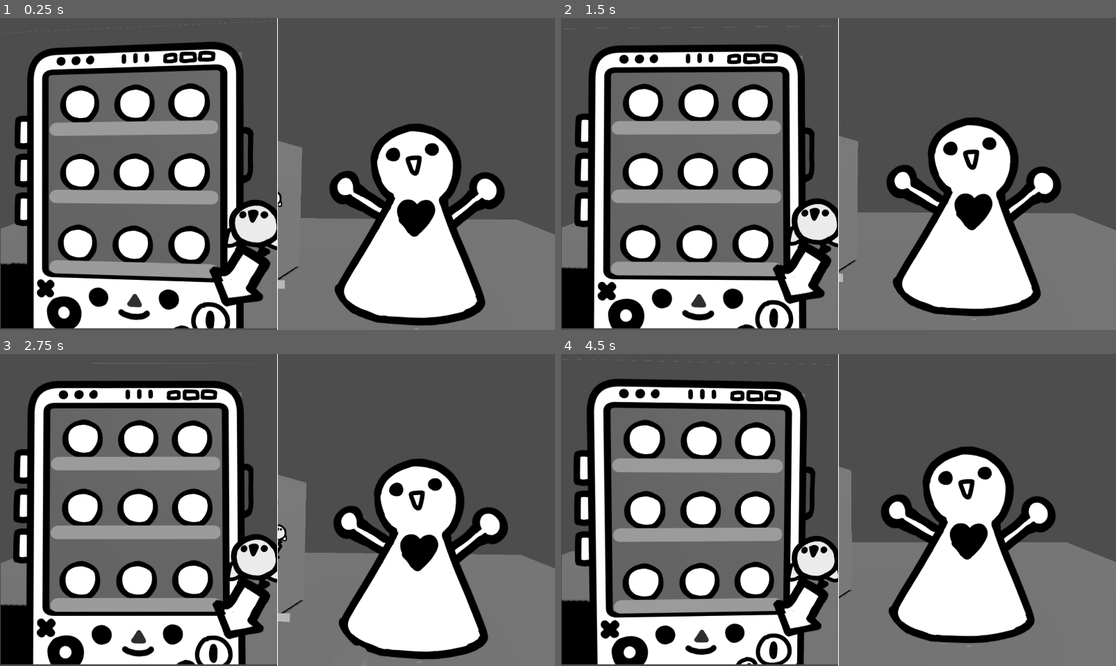
Above: before the commit, frames 1-4 (two rows, left to right).
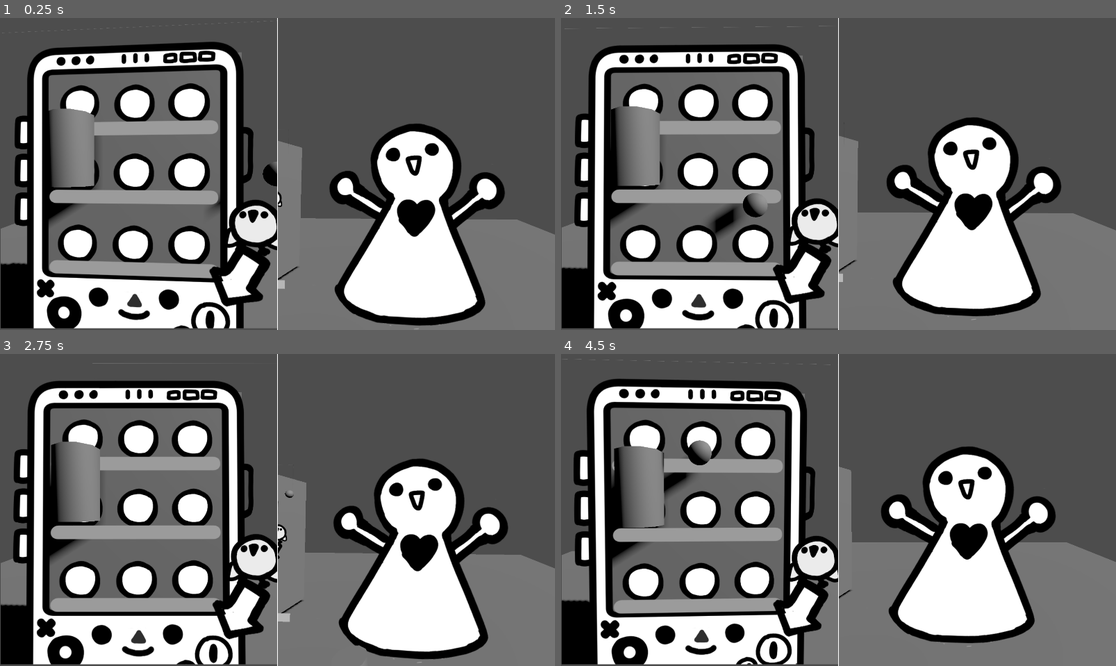
Above: after the commit, the same moments.

Repository: tombuben/automat
Game: Godot game, scene res://Scenes/main_scene.tscn
The game is run twice, just before and just after one commit, with the same random seed, the same clock (stepped at 60 frames per second) and the same inputs. The project has no main scene, so this scene is started directly.
Inputs (mouse positions are in pixels of both pictures, inside the frame that each line leads up to):
- Up to frame 1 (0.25 s): no input
- Up to frame 2 (1.5 s): move the mouse to (960, 158) at 0.52 s; click (960, 158) at 0.67 s; drag from (727, 189) to (810, 236) at 1.27 s
- Up to frame 3 (2.75 s): move the mouse to (333, 441) at 2.02 s; click (333, 441) at 2.17 s
- Up to frame 4 (4.5 s): drag from (810, 572) to (672, 463) at 2.77 s; move the mouse to (1005, 556) at 3.52 s; click (1005, 556) at 3.67 s; drag from (672, 463) to (755, 432) at 4.27 s

The runs differ from the first frame. In frame 1, 1.9% of the frame differs, in the area x 8-50%, y 28-67%; in frame 2, 2.6%; in frame 3, 2.1%; in frame 4, 2.7%, in the area x 9-28%, y 27-68%.
Error after the commit: Invalid call. Nonexistent function 'get_path' in base 'Nil'. (res://Scripts/cursor_object.gd:43)

Commit message:
add basic drag and drop to automat

Diff:
--- a/Scenes/main_scene.tscn
+++ b/Scenes/main_scene.tscn
@@ -1,13 +1,23 @@
-[gd_scene load_steps=8 format=3 uid="uid://b6qthxoydelxv"]
+[gd_scene load_steps=12 format=3 uid="uid://b6qthxoydelxv"]
 
 [ext_resource type="Script" uid="uid://c56o0l1eo5f5k" path="res://Scripts/world_view.gd" id="1_52fb6"]
 [ext_resource type="PackedScene" uid="uid://c2vjbnjw2np13" path="res://Subscenes/random_item.tscn" id="2_6l7je"]
 [ext_resource type="Script" uid="uid://dmbu0fdp3hxqq" path="res://Scripts/rotate_around.gd" id="2_x6ack"]
 [ext_resource type="PackedScene" uid="uid://b8l8mhyb5sfwf" path="res://Subscenes/random_person.tscn" id="3_jv6wh"]
+[ext_resource type="Script" uid="uid://dsalx1r160eac" path="res://Scripts/cursor_object.gd" id="5_6ev3c"]
 [ext_resource type="Texture2D" uid="uid://dc3kn44ygtcai" path="res://Assets/concepts/automatCleanConceptProBubnu1.png" id="5_iacmt"]
 
 [sub_resource type="BoxShape3D" id="BoxShape3D_6l7je"]
 size = Vector3(10, 0.1, 10)
+
+[sub_resource type="BoxShape3D" id="BoxShape3D_iacmt"]
+size = Vector3(1, 0.114258, 0.319092)
+
+[sub_resource type="SphereShape3D" id="SphereShape3D_iacmt"]
+
+[sub_resource type="SphereMesh" id="SphereMesh_6ev3c"]
+radius = 0.05
+height = 0.1
 
 [sub_resource type="Curve" id="Curve_jv6wh"]
 _limits = [0.0, 1.0, 0.0, 2.0]
@@ -19,9 +29,9 @@
 [node name="Ground" type="CSGBox3D" parent="."]
 size = Vector3(10, 0.1, 10)
 
-[node name="StaticBody3D" type="StaticBody3D" parent="Ground"]
+[node name="Ground" type="StaticBody3D" parent="Ground"]
 
-[node name="CollisionShape3D" type="CollisionShape3D" parent="Ground/StaticBody3D"]
+[node name="CollisionShape3D" type="CollisionShape3D" parent="Ground/Ground"]
 shape = SubResource("BoxShape3D_6l7je")
 
 [node name="Automat" type="CSGBox3D" parent="."]
@@ -54,8 +64,20 @@
 
 [node name="SubViewport" type="SubViewport" parent="Control/SubViewportContainer"]
 handle_input_locally = false
+physics_object_picking = true
 size = Vector2i(960, 1080)
 render_target_update_mode = 4
+
+[node name="RandomItem" parent="Control/SubViewportContainer/SubViewport" instance=ExtResource("2_6l7je")]
+transform = Transform3D(1, 0, 0, 0, 1, 0, 0, 0, 1, -1.445, 1.596, 0.5)
+collision_layer = 3
+
+[node name="Table" type="StaticBody3D" parent="Control/SubViewportContainer/SubViewport"]
+transform = Transform3D(1, 0, 0, 0, 1, 0, 0, 0, 1, -1.28042, 0.945635, 0.699867)
+
+[node name="CollisionShape3D" type="CollisionShape3D" parent="Control/SubViewportContainer/SubViewport/Table"]
+transform = Transform3D(1, 0, 0, 0, 1, 0, 0, 0, 1, 0, 0.442871, -0.202026)
+shape = SubResource("BoxShape3D_iacmt")
 
 [node name="RotateAround" type="Node3D" parent="Control/SubViewportContainer/SubViewport"]
 transform = Transform3D(1, 0, 0, 0, 1, 0, 0, 0, 1, -1.17864, 1.50314, 0.0504672)
@@ -63,6 +85,21 @@
 
 [node name="AutomatView" type="Camera3D" parent="Control/SubViewportContainer/SubViewport/RotateAround"]
 transform = Transform3D(1, 0, 0, 0, 1, 0, 0, 0, 1, 0, 0, 1.30489)
+
+[node name="CursorObject" type="AnimatableBody3D" parent="Control/SubViewportContainer/SubViewport"]
+transform = Transform3D(1, 0, 0, 0, 1, 0, 0, 0, 1, -1.20982, 1.71966, 0.5)
+collision_layer = 0
+collision_mask = 0
+script = ExtResource("5_6ev3c")
+
+[node name="CollisionShape3D" type="CollisionShape3D" parent="Control/SubViewportContainer/SubViewport/CursorObject"]
+shape = SubResource("SphereShape3D_iacmt")
+
+[node name="PinJoint3D" type="PinJoint3D" parent="Control/SubViewportContainer/SubViewport/CursorObject"]
+node_a = NodePath("..")
+
+[node name="MeshInstance3D" type="MeshInstance3D" parent="Control/SubViewportContainer/SubViewport/CursorObject"]
+mesh = SubResource("SphereMesh_6ev3c")
 
 [node name="SubViewportContainer2" type="SubViewportContainer" parent="Control"]
 layout_mode = 0
--- /dev/null
+++ b/Scripts/cursor_object.gd
@@ -0,0 +1,49 @@
+extends AnimatableBody3D
+
+@onready var pin = $PinJoint3D
+var hoveredItem
+
+func move_cursor():
+	var screen_position = get_viewport().get_mouse_position()
+	var viewport_rect = get_viewport().get_visible_rect()
+	var camera = get_viewport().get_camera_3d()
+	var origin = camera.project_ray_origin(screen_position)
+	var direction = camera.project_ray_normal(screen_position)
+
+	var plane = Plane(Vector3(0,0,1), 0.5)
+	var potential_position = plane.intersects_ray(origin, direction)
+	if (potential_position != null):
+		position = potential_position
+
+func _input(event: InputEvent) -> void:
+	if event is InputEventMouseButton and event.button_index == MOUSE_BUTTON_LEFT:
+		if event.is_pressed():
+			start_drag()
+		else:
+			stop_drag()
+
+
+func _physics_process(delta: float) -> void:
+	move_cursor()
+	var screen_position = get_viewport().get_mouse_position()
+	var viewport_rect = get_viewport().get_visible_rect()
+	var camera = get_viewport().get_camera_3d()
+	var origin = camera.project_ray_origin(screen_position)
+	var direction = camera.project_ray_normal(screen_position) * 1
+
+	var space_state = get_world_3d().direct_space_state
+
+	var collision_mask = 1 << 1
+	var query = PhysicsRayQueryParameters3D.create(origin, origin + direction, collision_mask)
+	var result = space_state.intersect_ray(query)
+	if result:
+		hoveredItem = result.collider
+
+func start_drag():
+	pin.node_b = hoveredItem.get_path()
+	pass
+
+func stop_drag():
+	# maybe add impulse? probably not needed though because of AnimatableBody
+	pin.node_b = NodePath("")
+	pass
--- a/project.godot
+++ b/project.godot
@@ -20,6 +20,11 @@
 window/size/viewport_height=1080
 window/size/resizable=false
 
+[layer_names]
+
+3d_physics/layer_1="default"
+3d_physics/layer_2="draggable_item"
+
 [physics]
 
 3d/physics_engine="Jolt Physics"
Not shown, added: Scripts/cursor_object.gd.uid
